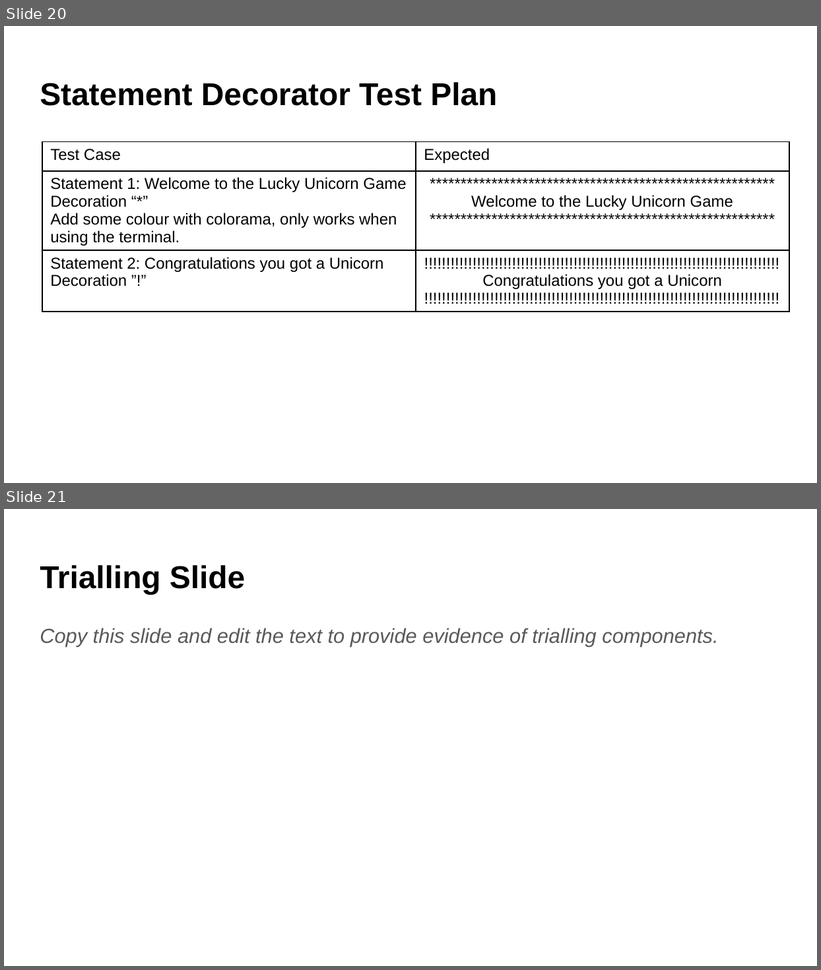
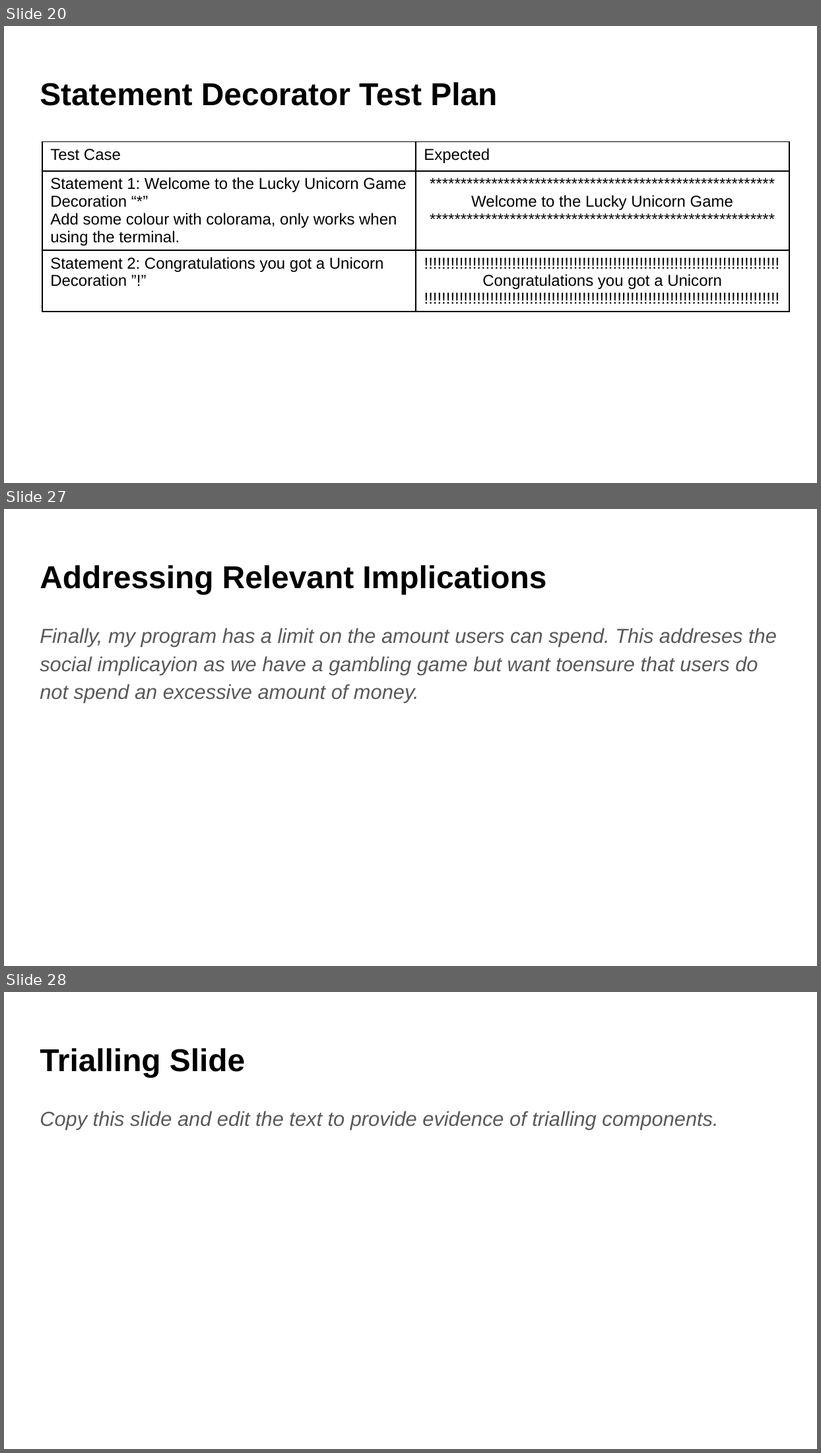
Before and after one commit to aspectnz/PEX, a slide deck: games/luckyunicorn/Python Program Documentation.pptx. Shown one above the other, each under a label of ours: slides 20 and 21 before the commit, slides 20, 27 and 28 after it; the slides between them are not shown. The pictures are 821x970 and 821x1453 pixels, drawn with LibreOffice and Linux fonts; fonts in the diff are those of the drawing. Boxes give left, top, right and bottom in pixels: in the first picture for what was removed or moved away, otherwise in the second. Text is boxed around its words. In the diff, an @@ line names an element or a change of style, - is before the commit and + after.

```diff
--- a/games/luckyunicorn/Python Program Documentation.pptx
+++ b/games/luckyunicorn/Python Program Documentation.pptx
@@ slide 27 added at (4,509,817,966), background #FFFFFF @@
@@ title added at (40,565,547,594), 28 pt, text #000000, bold @@
+Addressing Relevant Implications
@@ text added at (40,628,777,703), 18 pt, text #595959, italic @@
+Finally, my program has a limit on the amount users can spend. This addreses the social implicayion as we have a gambling game but want toensure that users do not spend an excessive amount of money.
@@ what was slide 21 is now slide 28 @@
```
Also in this commit, not shown: 1 slide changed, 6 other slides added, 2 slides removed, 3 other files.
